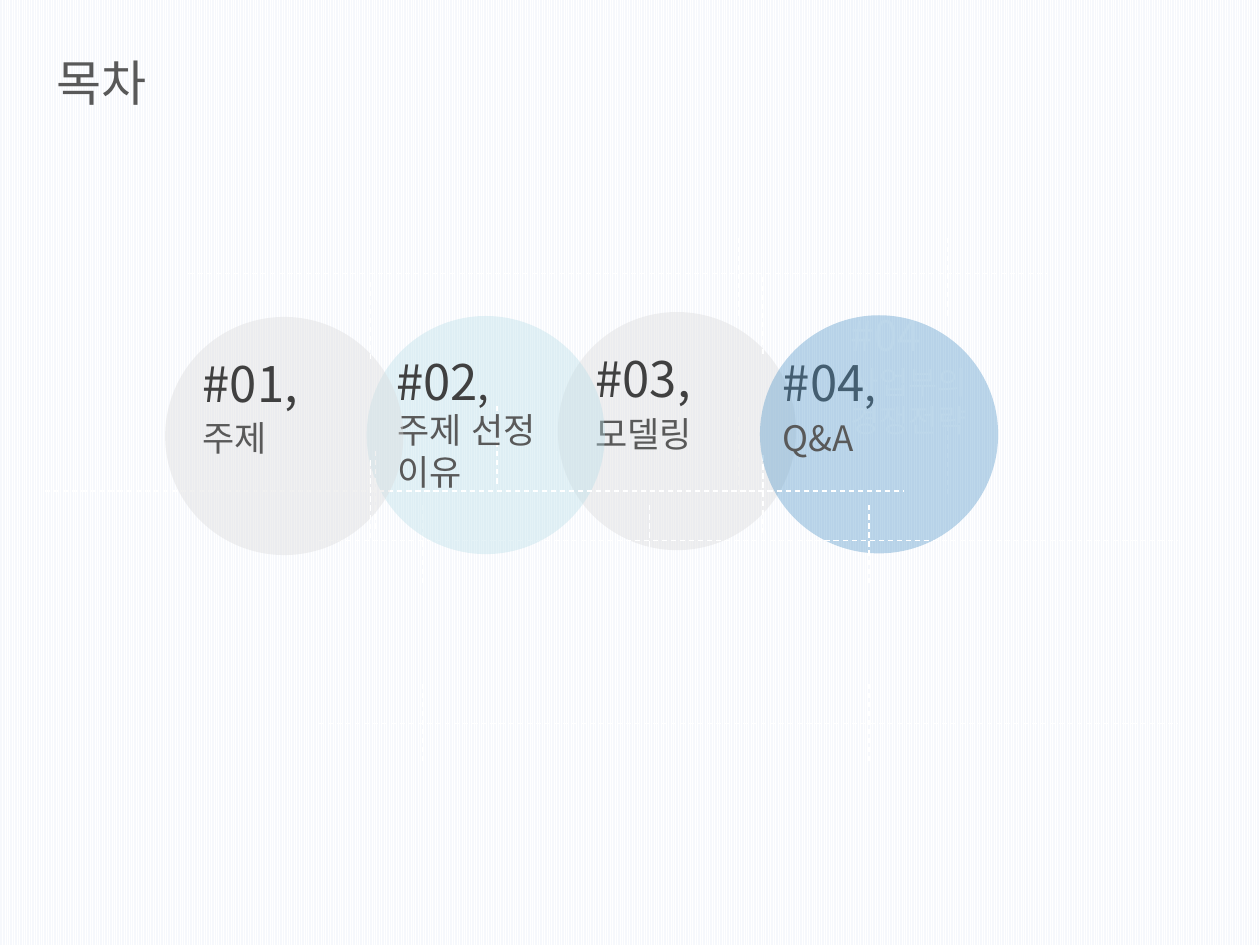
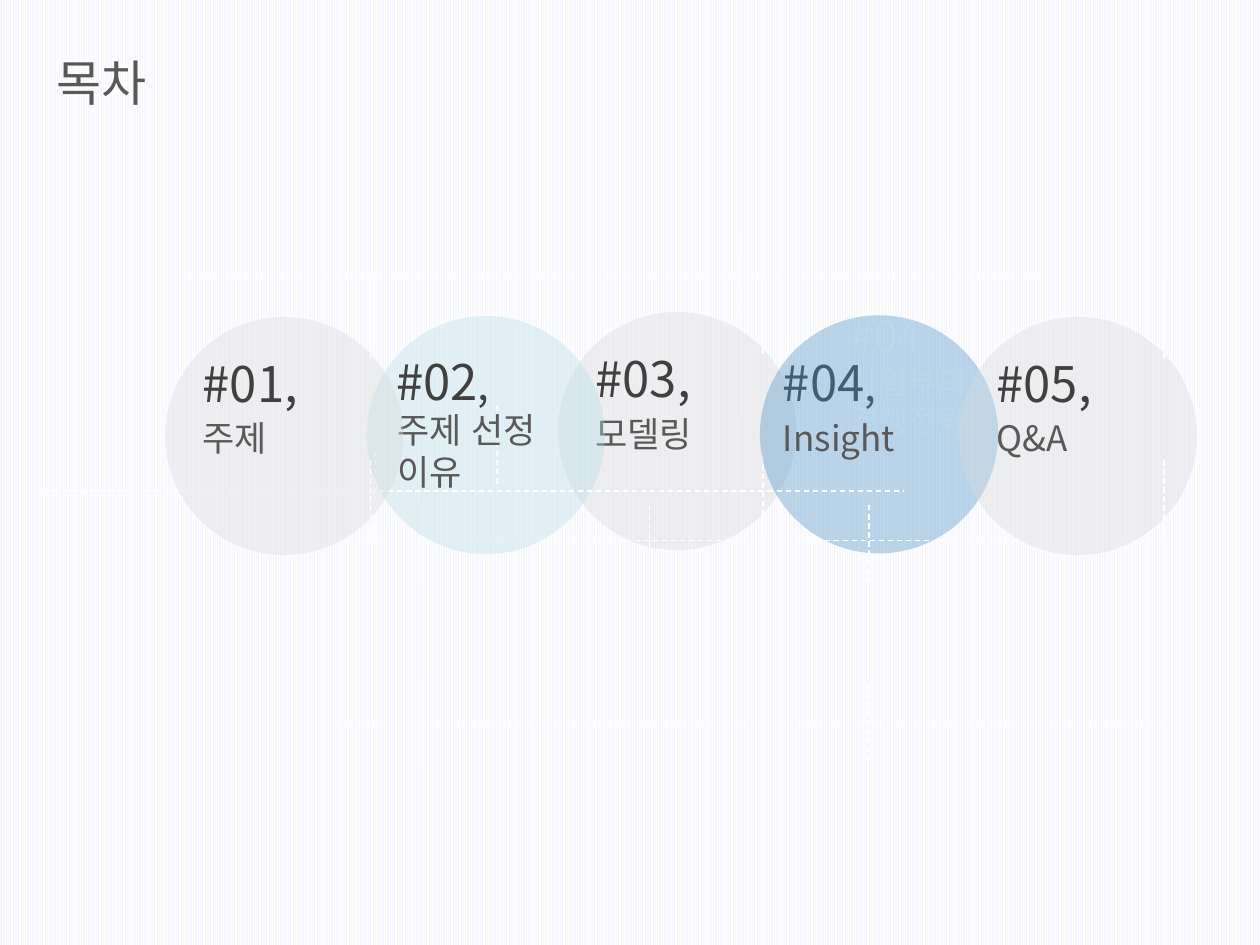
Before and after one commit to wlgh325/DS, a slide deck: slide 2 of 자구발표2.pptx. Drawn at 1260x945 pixels with LibreOffice and Linux fonts; fonts in the diff are those of the drawing. Boxes give left, top, right and bottom in pixels: in the first picture for what was removed or moved away, otherwise in the second. Text is boxed around its words. In the diff, an @@ line names an element or a change of style, - is before the commit and + after.

```diff
--- a/자구발표2.pptx
+++ b/자구발표2.pptx
@@ group added at (959, 282, 1197, 556): 2 texts, 2 lines, 1 ellipse @@
+#05,
+Q&A
@@ text at (783, 423, 895, 460): text changed @@
-Q&A
+Insight
```
Also in this commit, not shown: 10 other slides changed, 3 slides added.
